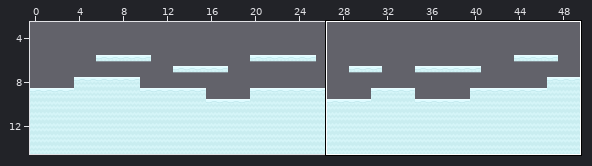
Tiled map -- public/assets/game.tmx. Above: a wide view before the commit, with the close-up outlined.
Close-up. First the earlier version:
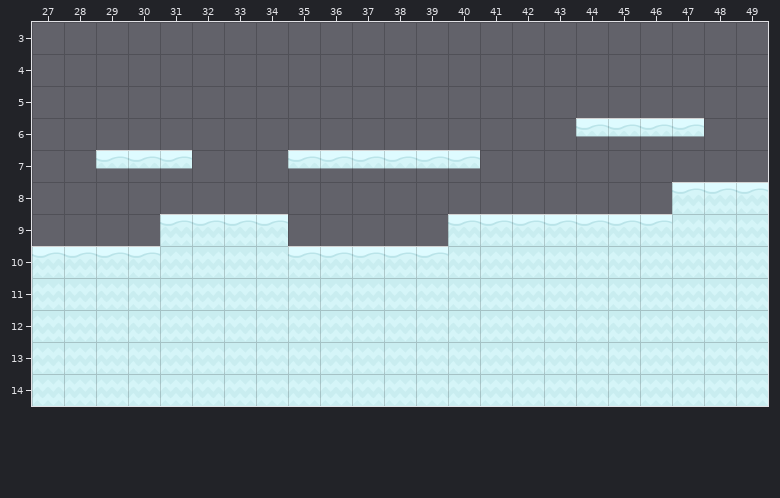
Cells are 70x70 px. Shown: x 27..49, y 3..14. The commit also changed other parts of the map, which this record leaves out.
Now the later version:
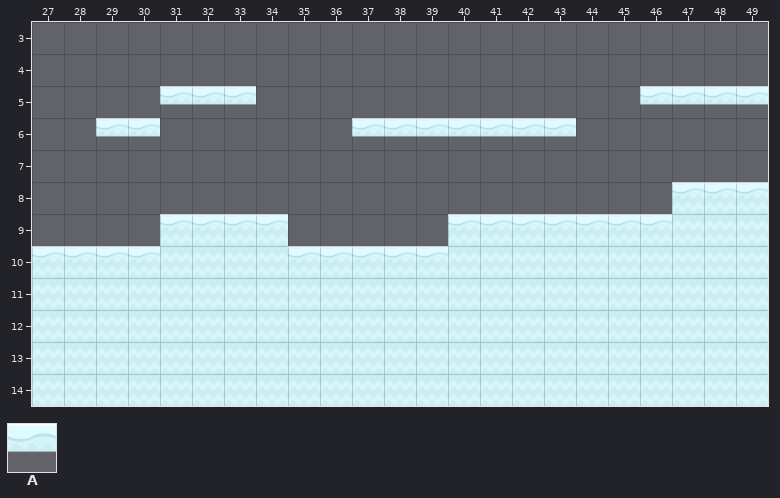
Key: from "iceworld": A 22.
_ is an empty cell.
Diff:
Layer "ground":
y 5: x 31..33 ___ -> AAA; x 46..49 ____ -> AAAA
y 6: x 29..30 __ -> AA; x 37..47 _______AAAA -> AAAAAAA____
y 7: x 29..31 AAA -> ___; x 35..40 AAAAAA -> ______
Boxes around the changes in both close-ups, in picture pixels (x1, y1, x2, y2):
changed: (96, 86, 256, 169)
changed: (288, 86, 768, 169)
